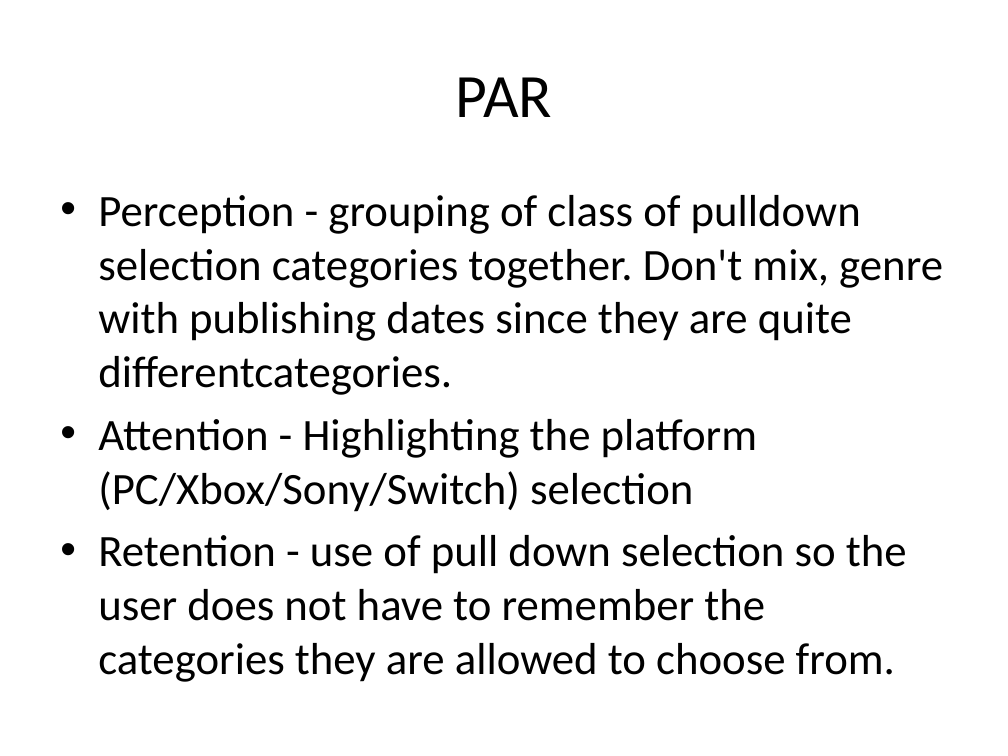
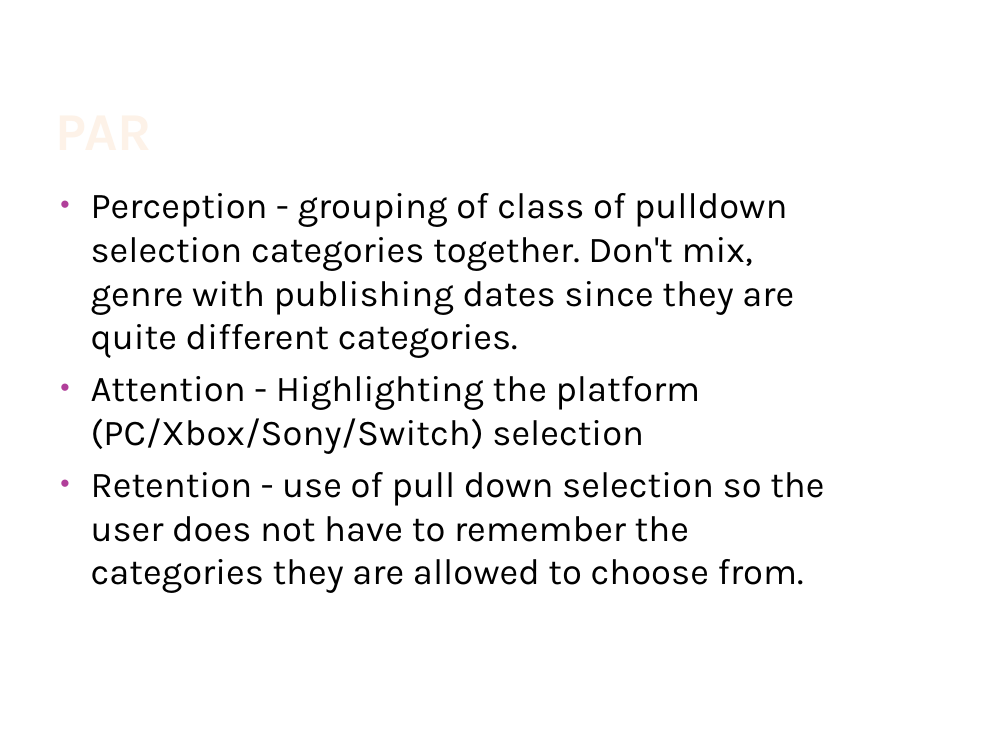
Before and after one commit to JamieShamilian/gamer, a slide deck: slide 16 of doc/GamerSelect.pptx (slide 13 before the commit). Drawn at 1008x756 pixels with LibreOffice and Linux fonts; fonts in the diff are those of the drawing; background and template pictures are left out. Boxes give left, top, right and bottom in pixels: in the first picture for what was removed or moved away, otherwise in the second. Text is boxed around its words. In the diff, an @@ line names an element or a change of style, - is before the commit and + after.

```diff
--- a/doc/GamerSelect.pptx
+++ b/doc/GamerSelect.pptx
@@ title "PAR" at [50,35,849,161]: size 44 to 38 pt, font Calibri to Karla, text colour #000000 to gradient #FEF7F1 to #FEF3E8 to #FBCF9C to #F9B94C, letter outline none to #5E1A50 0.04 pt, bold on; alignment centre to left; vertical alignment middle to bottom @@
@@ text at [91,193,794,358]: text changed; size 32 to 26 pt; font Calibri to Karla @@
-• Perception - grouping of class of pulldown selection categories together. Don't mix, genre with publishing dates since they are quite differentcategories.
+• Perception - grouping of class of pulldown selection categories together. Don't mix, genre with publishing dates since they are quite different categories.
@@ text at [91,376,824,593]: size 32 to 26 pt, font Calibri to Karla in "Attention - Highlighting the platform (PC/Xbox/Sony/Switch)  ...", "Retention - use of pull down selection ..."; indent changed @@
```
Also in this commit, not shown: 17 other slides changed, 3 slides added.
